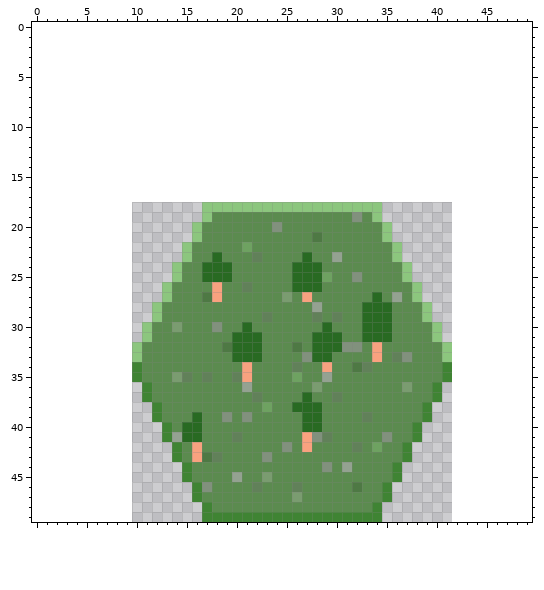
Pixel-art sprite, stored at data/images/summer/forest.png. Above, as it was before the edit.
The file is 32x32 pixels. The old version is drawn lined up with the new one, on the new canvas.
After:
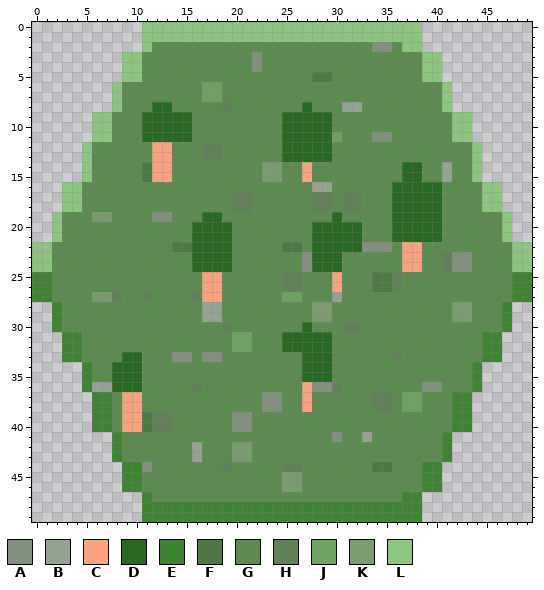
Palette (. is transparent): A #81917d  B #94a291  C #f9a27f  D #286a22  E #3f8433  F #4e7944  G #5b8b4f  H #618159  J #6ea261  K #7a9c70  L #8cc67e
Edits made:
canvas 32x32 -> 50x50, the old top-left corner now at 10,18
@@ x 0..49 @@
- 0 ..................................................
- 1 ..................................................
- 2 ..................................................
- 3 ..................................................
- 4 ..................................................
- 5 ..................................................
- 6 ..................................................
- 7 ..................................................
- 8 ..................................................
- 9 ..................................................
-10 ..................................................
-11 ..................................................
-12 ..................................................
-13 ..................................................
-14 ..................................................
-15 ..................................................
-16 ..................................................
-17 ..................................................
-18 .................LLLLLLLLLLLLLLLLLL...............
-19 .................LGGGGGGGGGGGGGGAGL...............
-20 ................LGGGGGGGAGGGGGGGGGGL..............
-21 ................LGGGGGGGGGGGFGGGGGGL..............
-22 ...............LGGGGGJGGGGGGGGGGGGGGL.............
-23 ...............LGGDGGGHGGGGDGGBGGGGGL.............
-24 ..............LGGDDDGGGGGGDDDGGGGGGGGL............
-25 ..............LGGDDDGGGGGGDDDJGGAGGGGL............
-26 .............LGGGGCGGHGGGGDDDGGGGGGGGGL...........
-27 .............LGGGFCGGGGGGKGCGGGGGGDGBGL...........
-28 ............LGGGGGGGGGGGGGGGBGGGGDDDGGGL..........
-29 ............LGGGGGGGGGGHGGGGHGHGGDDDGGGL..........
-30 ...........LGGKGGGAGGDGGGGGGGDGGGDDDGGGGL.........
-31 ...........LGGGGGGGGDDDGGGGGDDDGGDDDGGGGL.........
-32 ..........LGGGGGGGGFDDDGGGFGDDDAAGCGGGGGGL........
-33 ..........LGGGGGGGGGDDDGGGGADDGGGGCGHAGGGL........
-34 ..........EGGGGGGGGGGCGGGGHGGCGGFHGGGGGGGE........
-35 ..........EGGGKHGHGGHCGGGGJGGBGGGGGGGGGGGE........
-36 ...........EGGGGGGGGGBGGGGGGKGGGGGGGGKGGE.........
-37 ...........EGGGGGGGGGGHGGGGDGGHGGGGGGGGGE.........
-38 ............EGGGGGGGGGGJGGDDDGGGGGGGGGGE..........
-39 ............EGGGDGGAGAGGGGGDDGGGGHGGGGGE..........
-40 .............EGDDGGGGGGGGGGDDGGGGGGGGGE...........
-41 .............EBDDGGGHGGGGGGCAHGGGGGAGGE...........
-42 ..............EGCGGGGGGGGAGCGGGGHGJGGE............
-43 ..............EGCFHGGGGAGGGGGGGGGGGGGE............
-44 ...............EGGGGGGGGGGGGGAGBGGGGE.............
-45 ...............EGGGGBGGKGGGGGGGGGGGGE.............
-46 ................EAGGGGHGGGHGGGGGFGGE..............
-47 ................EGGGGGGGGGKGGGGGGGGE..............
-48 .................EGGGGGGGGGGGGGGGGE...............
-49 .................EEEEEEEEEEEEEEEEEE...............
+ 0 ...........LLLLLLLLLLLLLLLLLLLLLLLLLLLL...........
+ 1 ...........LLLLLLLLLLLLLLLLLLLLLLLLLLLL...........
+ 2 ...........LGGGGGGGGGGGGGGGGGGGGGGAAGLL...........
+ 3 .........LLGGGGGGGGGGGAGGGGGGGGGGGGGGGGLL.........
+ 4 .........LLGGGGGGGGGGGAGGGGGGGGGGGGGGGGLL.........
+ 5 .........LLGGGGGGGGGGGGGGGGGFFGGGGGGGGGLL.........
+ 6 ........LGGGGGGGGJJGGGGGGGGGGGGGGGGGGGGGGL........
+ 7 ........LGGGGGGGGJJGGGGGGGGGGGGGGGGGGGGGGL........
+ 8 ........LGGGDDGGGGGHGGGGGGGDGGGBBGGGGGGGGL........
+ 9 ......LLGGGDDDDDGGGGGGGGGDDDDDGGGGGGGGGGGGLL......
+10 ......LLGGGDDDDDGGGGGGGGGDDDDDGGGGGGGGGGGGLL......
+11 ......LLGGGDDDDDGGGGGGGGGDDDDDJGGGAAGGGGGGLL......
+12 .....LGGGGGGCCGGGHHGGGGGGDDDDDGGGGGGGGGGGGGGL.....
+13 .....LGGGGGGCCGGGHHGGGGGGDDDDDGGGGGGGGGGGGGGL.....
+14 .....LGGGGGFCCGGGGGGGGGKKGGCGGGGGGGGGDDGGBGGL.....
+15 .....LGGGGGFCCGGGGGGGGGKKGGCGGGGGGGGGDDGGBGGL.....
+16 ...LLGGGGGGGGGGGGGGGGGGGGGGGBBGGGGGGDDDDDGGGGLL...
+17 ...LLGGGGGGGGGGGGGGGHHGGGGGGHHGHHGGGDDDDDGGGGLL...
+18 ...LLGGGGGGGGGGGGGGGHHGGGGGGHHGHHGGGDDDDDGGGGLL...
+19 ..LGGGKKGGGGAAGGGDDGGGGGGGGGGGDGGGGGDDDDDGGGGGGL..
+20 ..LGGGGGGGGGGGGGDDDDGGGGGGGGDDDDDGGGDDDDDGGGGGGL..
+21 ..LGGGGGGGGGGGGGDDDDGGGGGGGGDDDDDGGGDDDDDGGGGGGL..
+22 LLGGGGGGGGGGGGFFDDDDGGGGGFFGDDDDDAAAGCCGGGGGGGGGLL
+23 LLGGGGGGGGGGGGGGDDDDGGGGGGGADDDGGGGGGCCGGHAAGGGGLL
+24 LLGGGGGGGGGGGGGGDDDDGGGGGGGADDDGGGGGGCCGGHAAGGGGLL
+25 EEGGGGGGGGGGGGGGGCCGGGGGGHHGGGCGGGFFHGGGGGGGGGGGEE
+26 EEGGGGGGGGGGGGGGGCCGGGGGGHHGGGCGGGFFHGGGGGGGGGGGEE
+27 EEGGGGKKHGGHGGGGHCCGGGGGGJJGGGBGGGGGGGGGGGGGGGGGEE
+28 ..EGGGGGGGGGGGGGGBBGGGGGGGGGKKGGGGGGGGGGGGKKGGGE..
+29 ..EGGGGGGGGGGGGGGBBGGGGGGGGGKKGGGGGGGGGGGGKKGGGE..
+30 ..EGGGGGGGGGGGGGGGGHGGGGGGGDGGGHHGGGGGGGGGGGGGGE..
+31 ...EEGGGGGGGGGGGGGGGJJGGGDDDDDGGGGGGGGGGGGGGGEE...
+32 ...EEGGGGGGGGGGGGGGGJJGGGDDDDDGGGGGGGGGGGGGGGEE...
+33 ...EEGGGGDDGGGAAGAAGGGGGGGGDDDGGGGGGHGGGGGGGGEE...
+34 .....EGGDDDGGGGGGGGGGGGGGGGDDDGGGGGGGGGGGGGGE.....
+35 .....EGGDDDGGGGGGGGGGGGGGGGDDDGGGGGGGGGGGGGGE.....
+36 .....EBBDDDGGGGGHGGGGGGGGGGCAAHGGGGGGGGAAGGGE.....
+37 ......EEGCCGGGGGGGGGGGGAAGGCGGGGGGHHGJJGGGEE......
+38 ......EEGCCGGGGGGGGGGGGAAGGCGGGGGGHHGJJGGGEE......
+39 ......EEGCCFHHGGGGGGAAGGGGGGGGGGGGGGGGGGGGEE......
+40 ......EEGCCFHHGGGGGGAAGGGGGGGGGGGGGGGGGGGGEE......
+41 ........EGGGGGGGGGGGGGGGGGGGGGAGGBGGGGGGGE........
+42 ........EGGGGGGGBGGGKKGGGGGGGGGGGGGGGGGGGE........
+43 ........EGGGGGGGBGGGKKGGGGGGGGGGGGGGGGGGGE........
+44 .........EEAGGGGGGGHGGGGGHHGGGGGGGFFGGGEE.........
+45 .........EEGGGGGGGGGGGGGGKKGGGGGGGGGGGGEE.........
+46 .........EEGGGGGGGGGGGGGGKKGGGGGGGGGGGGEE.........
+47 ...........EGGGGGGGGGGGGGGGGGGGGGGGGGEE...........
+48 ...........EEEEEEEEEEEEEEEEEEEEEEEEEEEE...........
+49 ...........EEEEEEEEEEEEEEEEEEEEEEEEEEEE...........
Pixel boxes of the changes (left, top, right, bottom) in both pictures:
changed: (32, 22, 532, 522)
